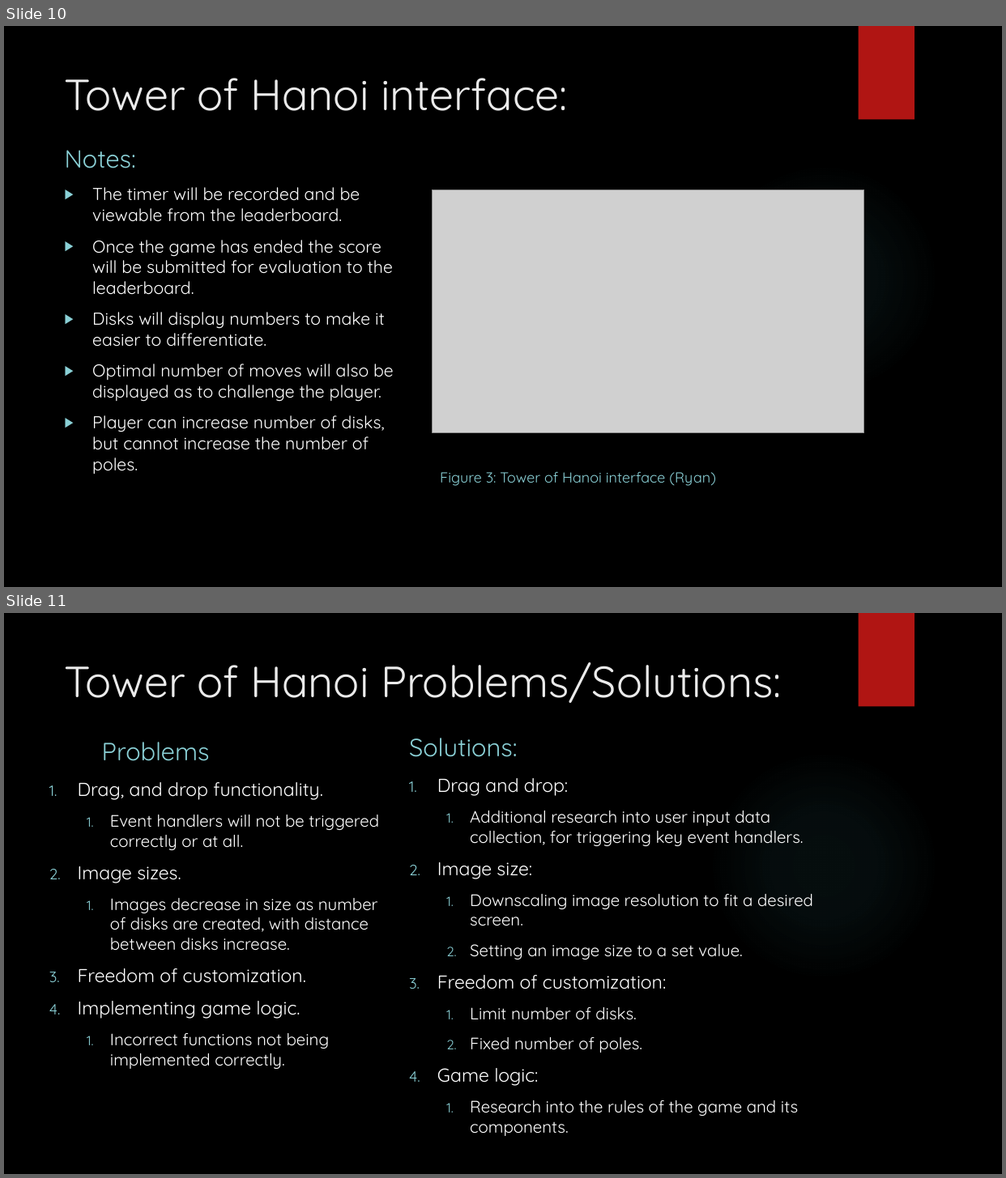
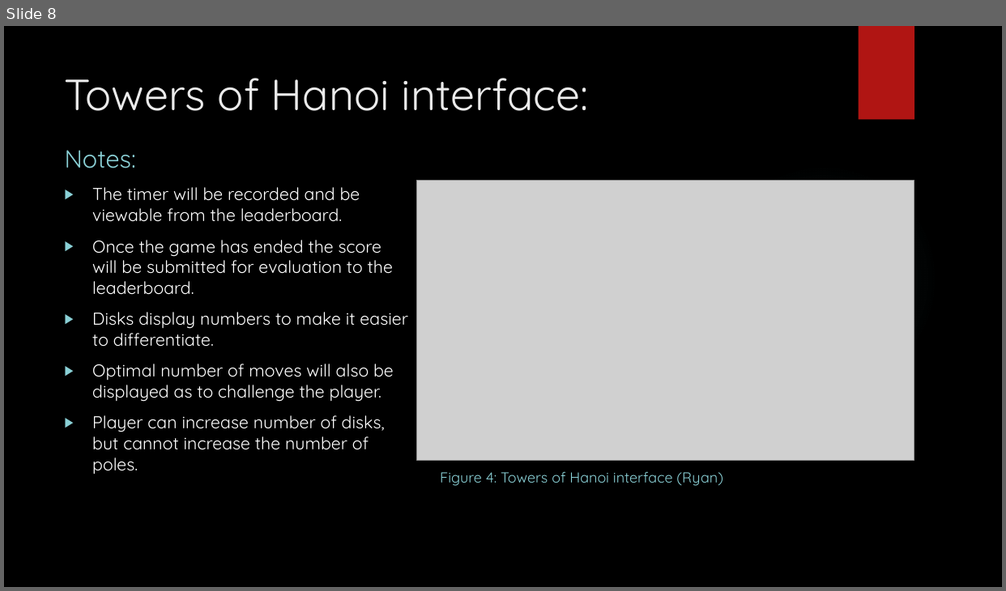
Before and after one commit to IgnitionOrk/SCaR_Arcade, a slide deck: SCaRArcade.pptx. Shown one above the other, each under a label of ours: slides 10 and 11 before the commit, slide 8 after it. The pictures are 1006x1178 and 1006x591 pixels, drawn with LibreOffice and Linux fonts; fonts in the diff are those of the drawing; grey boxes stand for pictures; background and template pictures are left out. Boxes give left, top, right and bottom in pixels: in the first picture for what was removed or moved away, otherwise in the second. Text is boxed around its words. In the diff, an @@ line names an element or a change of style, - is before the commit and + after.

```diff
--- a/SCaRArcade.pptx
+++ b/SCaRArcade.pptx
@@ slide 11 removed at (x1=4, y1=613, x2=1002, y2=1174), background picture (left out); not listed: 2 template elements that a slide beside it also shows @@
@@ title removed at (x1=65, y1=662, x2=781, y2=703) @@
-Tower of Hanoi Problems/Solutions:
@@ text removed at (x1=102, y1=742, x2=210, y2=761) @@
-Problems
@@ text removed at (x1=409, y1=738, x2=517, y2=757) @@
-Solutions:
@@ text removed at (x1=78, y1=782, x2=666, y2=1086) @@
-1. Drag, and drop functionality.
-  1. Event handlers will not be triggered correctly or at all.
-2. Image sizes.
-  1. Images decrease in size as number of disks are created, with distance between disks increase.
-3. Freedom of customization.
-4. Implementing game logic.
-  1. Incorrect functions not being implemented correctly.
@@ text removed at (x1=437, y1=778, x2=813, y2=1136) @@
-1. Drag and drop:
-  1. Additional research into user input data collection, for triggering key event handlers.
-2. Image size:
-  1. Downscaling image resolution to fit a desired screen.
-  2. Setting an image size to a set value.
-3. Freedom of customization:
-  1. Limit number of disks.
-  2. Fixed number of poles.
-4. Game logic:
-  1. Research into the rules of the game and its components.
@@ what was slide 10 is now slide 8 @@
@@ slide 8 changed as well @@
@@ title at (x1=65, y1=78, x2=589, y2=111): text changed @@
-Tower of Hanoi interface:
+Towers of Hanoi interface:
@@ picture resized from (x1=432, y1=190, x2=864, y2=433) to (x1=416, y1=180, x2=914, y2=460) @@
@@ text at (x1=92, y1=312, x2=408, y2=347): text changed @@
-▶ Disks will display numbers to make it easier to differentiate.
+▶ Disks display numbers to make it easier to differentiate.
@@ text at (x1=440, y1=472, x2=723, y2=486): text changed @@
-Figure 3: Tower of Hanoi interface (Ryan)
+Figure 4: Towers of Hanoi interface (Ryan)
```
Also in this commit, not shown: 8 other slides changed, 3 slides added, 7 other slides removed, 1 other file.
